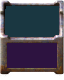
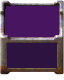
Before/after of a 64×80 layered artwork. What changed in the layer stack:
painted on "tint" over [5,5,59,37]
